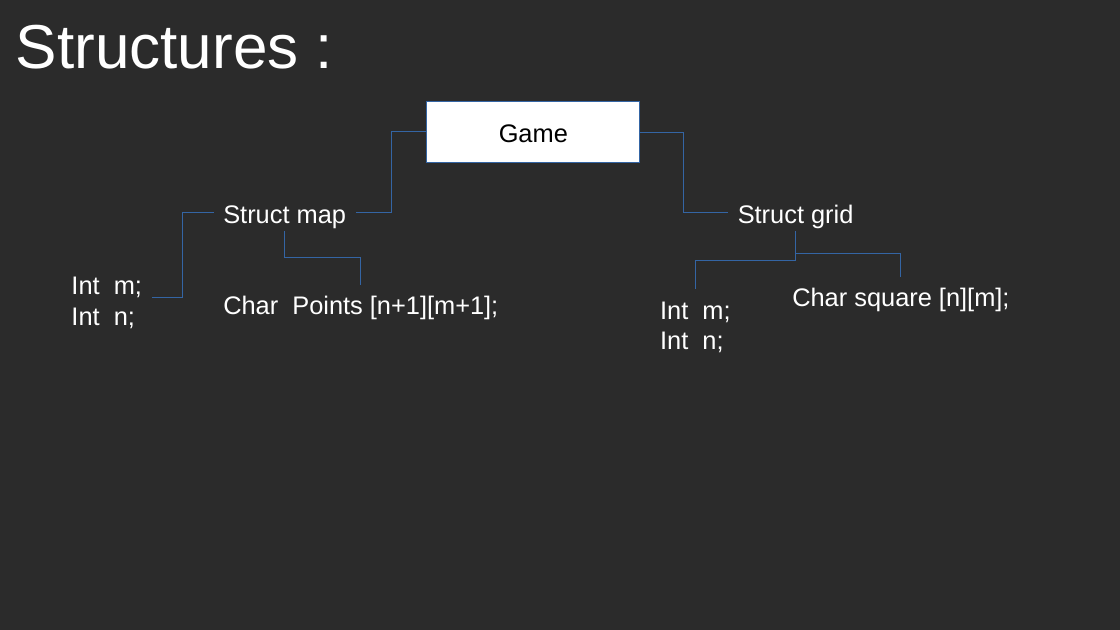
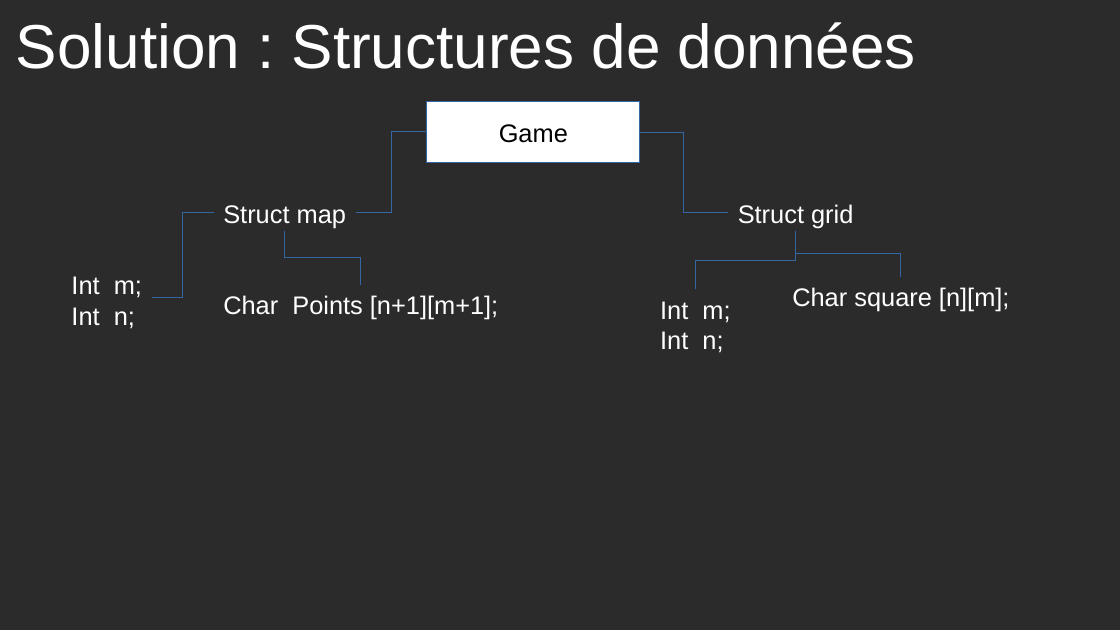
Before and after one commit to Aquaj/slitherlink-solver, a slide deck: slide 6 of slitherlink/doc/Presentation.odp (slide 7 before the commit). Drawn at 1120x630 pixels with LibreOffice and Linux fonts; fonts in the diff are those of the drawing; background and template pictures are left out; a plain dark background stands for a picture behind light text. Boxes give left, top, right and bottom in pixels: in the first picture for what was removed or moved away, otherwise in the second. Text is boxed around its words. In the diff, an @@ line names an element or a change of style, - is before the commit and + after.

```diff
--- a/slitherlink/doc/Presentation.odp
+++ b/slitherlink/doc/Presentation.odp
@@ title at box(16, 22, 916, 69): text changed @@
-Structures :
+Solution : Structures de données
```
Also in this commit, not shown: 4 other slides changed, 13 slides added, 2 slides removed, 7 other files.
